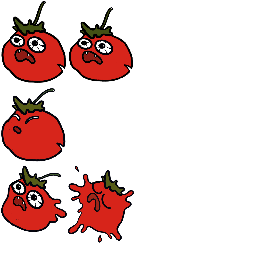
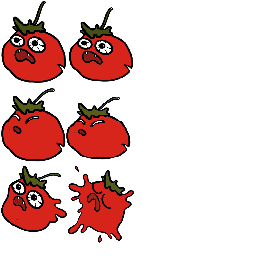
Layered file, before and after one edit (256x256). Changes by layer:
added layer "spitting.png" above "tomato_sheet.png" over [66, 97, 131, 160]
renamed "Background" to "tomato_sheet.png", painted on it over [66, 97, 131, 160]
